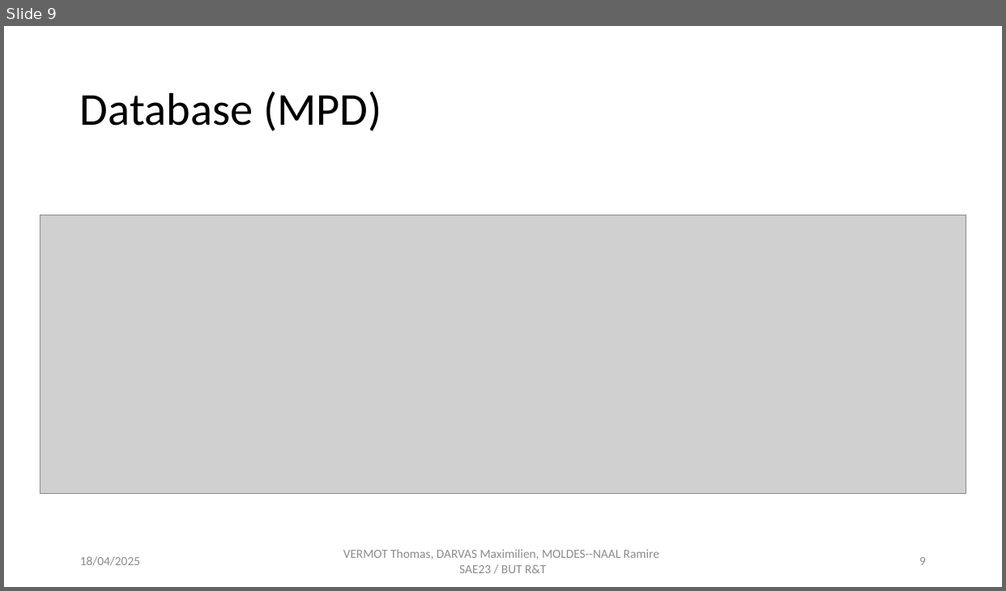
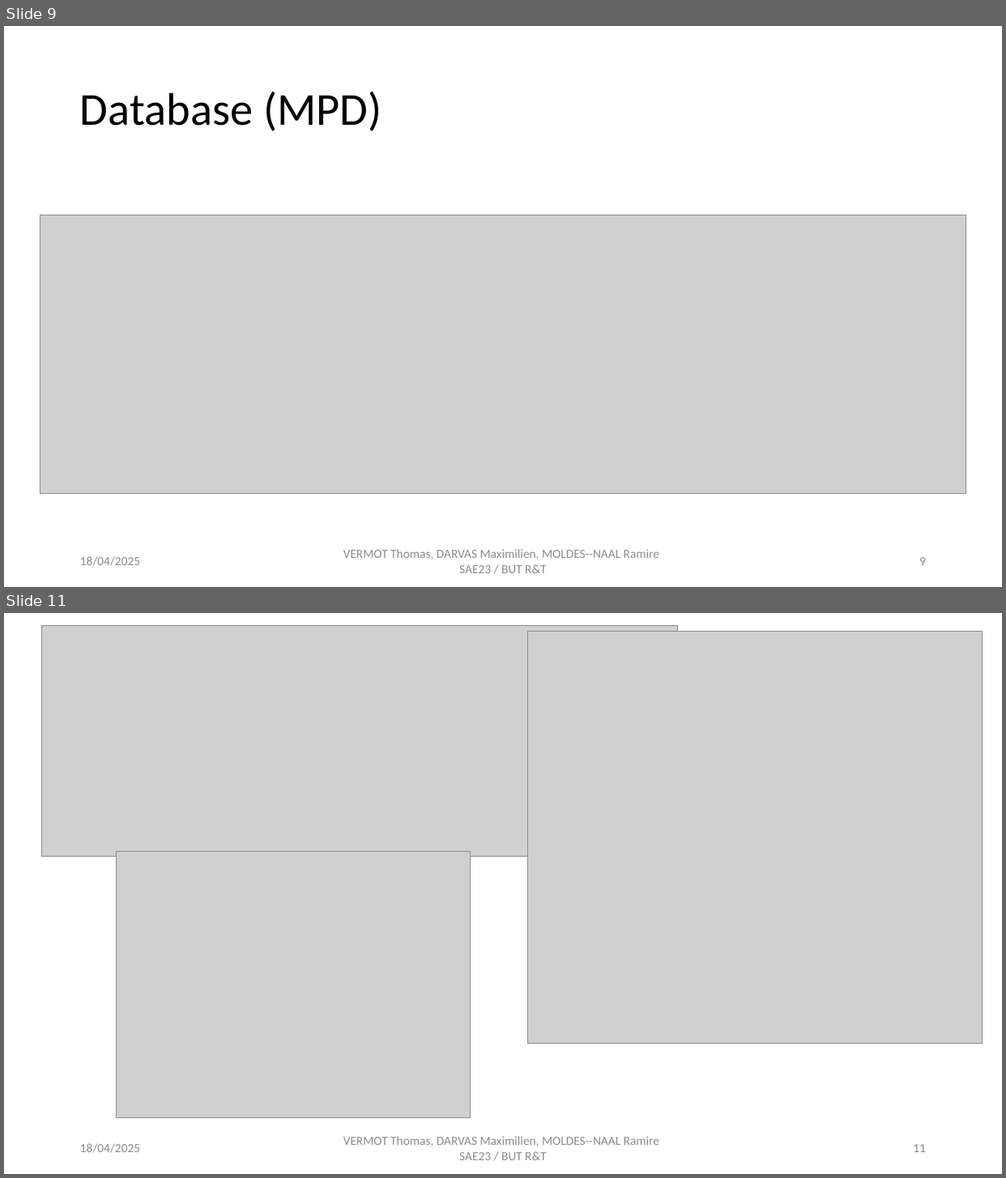
Before and after one commit to smaugue/SAE2.3, a slide deck: Présenation 2.3.pptx. Shown one above the other, each under a label of ours: slide 9 before the commit, slides 9 and 11 after it; the slides between them are not shown. The pictures are 1006x591 and 1006x1178 pixels, drawn with LibreOffice and Linux fonts; fonts in the diff are those of the drawing; grey boxes stand for pictures. Boxes give left, top, right and bottom in pixels: in the first picture for what was removed or moved away, otherwise in the second. Text is boxed around its words. In the diff, an @@ line names an element or a change of style, - is before the commit and + after.

```diff
--- a/Présenation 2.3.pptx
+++ b/Présenation 2.3.pptx
@@ slide 11 added at [4, 613, 1002, 1174], background #FFFFFF @@
@@ picture added at [41, 626, 678, 856] @@
@@ picture added at [528, 631, 982, 1043] @@
@@ picture added at [117, 852, 471, 1118] @@
@@ text added at [80, 1144, 140, 1153], 12 pt, text #8C8C8C @@
+18/04/2025
@@ text added at [343, 1136, 659, 1161], 12 pt, text #8C8C8C @@
+VERMOT Thomas, DARVAS Maximilien, MOLDES--NAAL Ramire SAE23 / BUT R&T
@@ page number added at [913, 1144, 926, 1152], 12 pt, text #8C8C8C @@
+11
```
Also in this commit, not shown: 6 slides changed, 1 other slide added, 14 other files.
